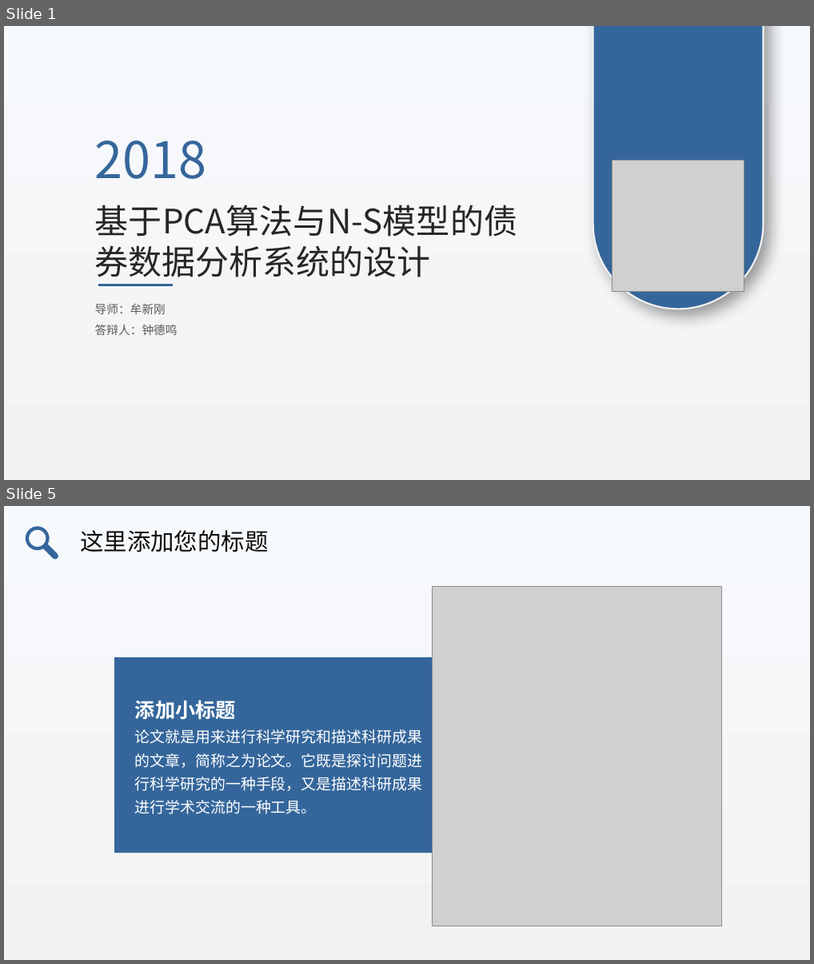
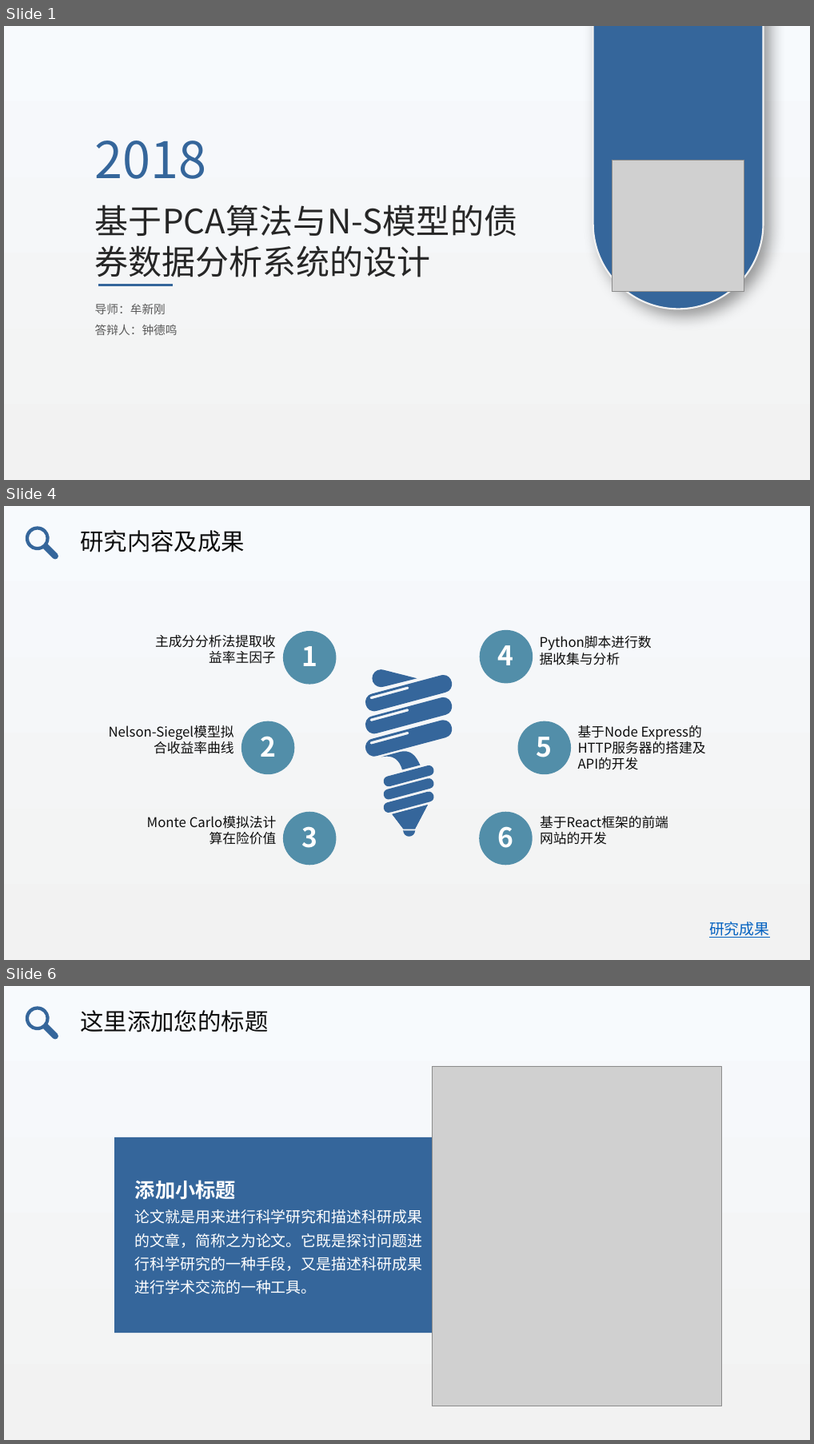
Before and after one commit to zhongdeming428/graduation-design, a slide deck: 阶段性报告/毕设答辩.pptx. Shown one above the other, each under a label of ours: slides 1 and 5 before the commit, slides 1, 4 and 6 after it; the slides between them are not shown. The pictures are 814x964 and 814x1444 pixels, drawn with LibreOffice and Linux fonts; fonts in the diff are those of the drawing; grey boxes stand for pictures. Boxes give left, top, right and bottom in pixels: in the first picture for what was removed or moved away, otherwise in the second. Text is boxed around its words. In the diff, an @@ line names an element or a change of style, - is before the commit and + after.

```diff
--- a/阶段性报告/毕设答辩.pptx
+++ b/阶段性报告/毕设答辩.pptx
@@ slide 4 added at <box>4,506,810,960</box>, background gradient #F7FAFD to #F2F2F2 @@
@@ freeform shape added at <box>25,525,59,560</box>, fill #35669B @@
@@ text added at <box>81,530,246,552</box>, 28 pt, text #0D0D0D @@
+研究内容及成果
@@ text added at <box>155,635,276,664</box>, 16 pt, text #0D0D0D @@
+主成分分析法提取收益率主因子
@@ ellipse added at <box>283,631,337,684</box>, fill #528EA9 @@
@@ ellipse added at <box>290,636,330,676</box>, 32 pt, text #FFFFFF, bold @@
+1
@@ ellipse added at <box>480,630,534,684</box>, fill #528EA9 @@
@@ ellipse added at <box>486,634,527,676</box>, 32 pt, text #FFFFFF, bold @@
+4
@@ text added at <box>534,632,665,670</box>, 16 pt, text #0D0D0D @@
+Python脚本进行数据收集与分析
@@ ellipse added at <box>242,720,295,774</box>, fill #528EA9 @@
@@ group added at <box>366,669,452,836</box>: 11 freeform shapes @@
@@ ellipse added at <box>518,720,571,774</box>, fill #528EA9 @@
@@ text added at <box>109,725,234,740</box>, 16 pt, text #0D0D0D @@
+Nelson-Siegel模型拟合收益率曲线
@@ ellipse added at <box>248,725,289,767</box>, 32 pt, text #FFFFFF, bold @@
+2
@@ ellipse added at <box>524,725,566,767</box>, 32 pt, text #FFFFFF, bold @@
+5
@@ text added at <box>578,725,638,738</box>, 16 pt, text #0D0D0D @@
+基于Node Express的HTTP服务器的搭建及API的开发
@@ text added at <box>147,816,186,827</box>, 16 pt, text #0D0D0D @@
+Monte Carlo模拟法计算在险价值
@@ ellipse added at <box>283,812,337,864</box>, fill #528EA9 @@
@@ ellipse added at <box>290,816,330,857</box>, 32 pt, text #FFFFFF, bold @@
+3
@@ ellipse added at <box>479,812,533,864</box>, fill #528EA9 @@
@@ ellipse added at <box>486,816,526,857</box>, 32 pt, text #FFFFFF, bold @@
+6
@@ text added at <box>540,816,669,828</box>, 16 pt, text #0D0D0D @@
+基于React框架的前端网站的开发
@@ text added at <box>710,921,770,937</box>, 18 pt, text #0563C1, underline @@
+研究成果
@@ what was slide 5 is now slide 6 @@
```
Also in this commit, not shown: 1 slide changed, 2 other slides added, 3 slides removed, 1 other file.
